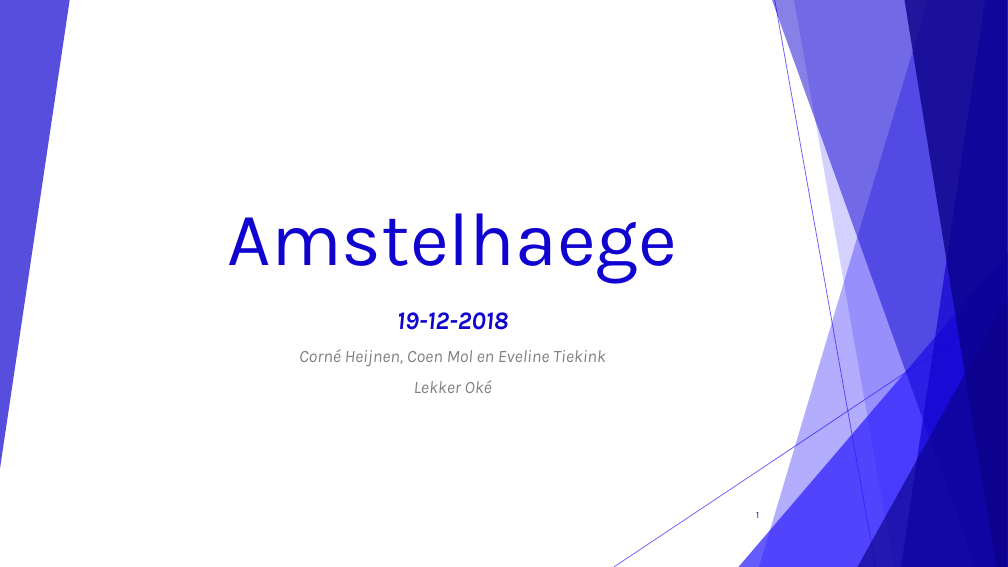
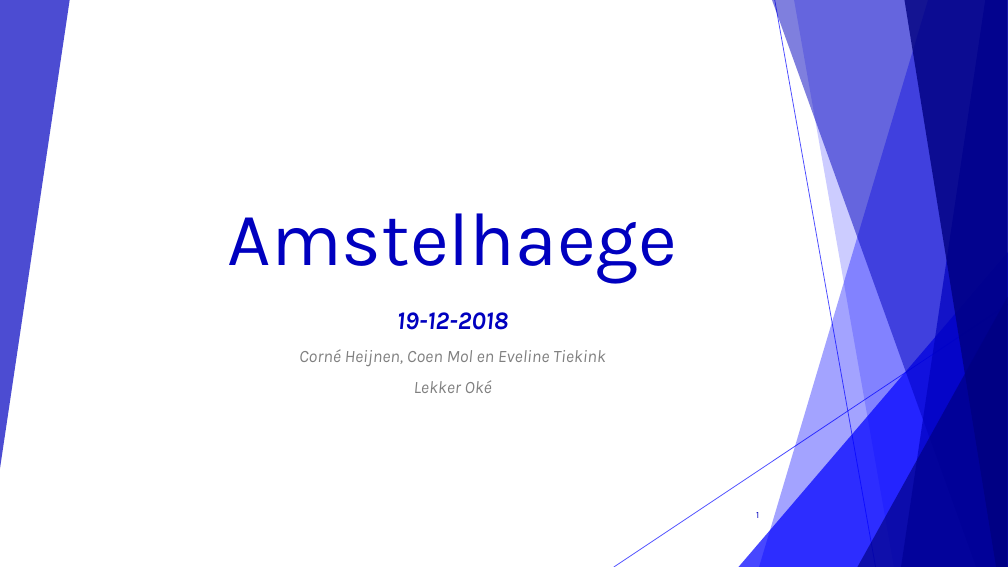
Before and after one commit to corne12345/Lekker-oke-, a slide deck: slide 1 of Eindpresentatie/Amstelhage eindpresentatie.pptx. Drawn at 1008x567 pixels with LibreOffice and Linux fonts; fonts in the diff are those of the drawing. Boxes give left, top, right and bottom in pixels: in the first picture for what was removed or moved away, otherwise in the second. Text is boxed around its words. In the diff, an @@ line names an element or a change of style, - is before the commit and + after.

```diff
--- a/Eindpresentatie/Amstelhage eindpresentatie.pptx
+++ b/Eindpresentatie/Amstelhage eindpresentatie.pptx
@@ freeform shape at (x1=759, y1=0, x2=1008, y2=567): fill #2C1CFC at 36% opacity to #0000FF at 36% opacity @@
@@ freeform shape at (x1=772, y1=0, x2=1008, y2=567): fill #1103CF at 50% opacity to #0000BF at 50% opacity @@
@@ line (775, 0) - (876, 567): stroke #2C1CFC 0.75 pt to #0000FF 0.75 pt @@
@@ freeform shape at (x1=794, y1=0, x2=1008, y2=567): fill #2C1CFC at 20% opacity to #0000FF at 20% opacity @@
@@ freeform shape at (x1=901, y1=0, x2=1008, y2=567): fill #1103CF at 70% opacity to #0000BF at 70% opacity @@
@@ freeform shape at (x1=904, y1=0, x2=1008, y2=567): fill #0C028A at 80% opacity to #000080 at 80% opacity @@
@@ title "Amstelhaege" at (x1=228, y1=213, x2=678, y2=284): text colour #1103CF to #0000BF @@
@@ triangle at (x1=739, y1=252, x2=1008, y2=567): fill #2C1CFC at 72% opacity to #0000FF at 72% opacity @@
@@ triangle at (x1=858, y1=297, x2=1008, y2=567): fill #0C028A at 66% opacity to #000080 at 66% opacity @@
@@ subtitle at (x1=397, y1=312, x2=508, y2=330): text colour #1103CF to #0000BF in "19-12-2018" @@
@@ line (1008, 305) - (614, 567): stroke #2C1CFC 0.75 pt to #0000FF 0.75 pt @@
@@ page number at (x1=756, y1=512, x2=759, y2=518): text colour #1103CF to #0000BF @@
```
Also in this commit, not shown: 13 other slides changed.
